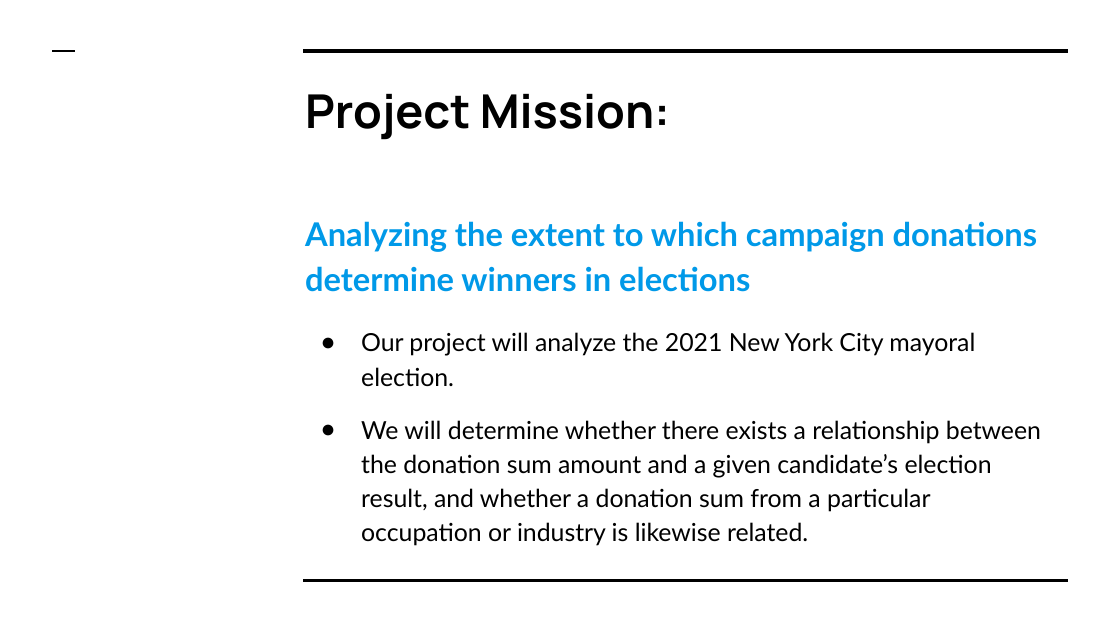
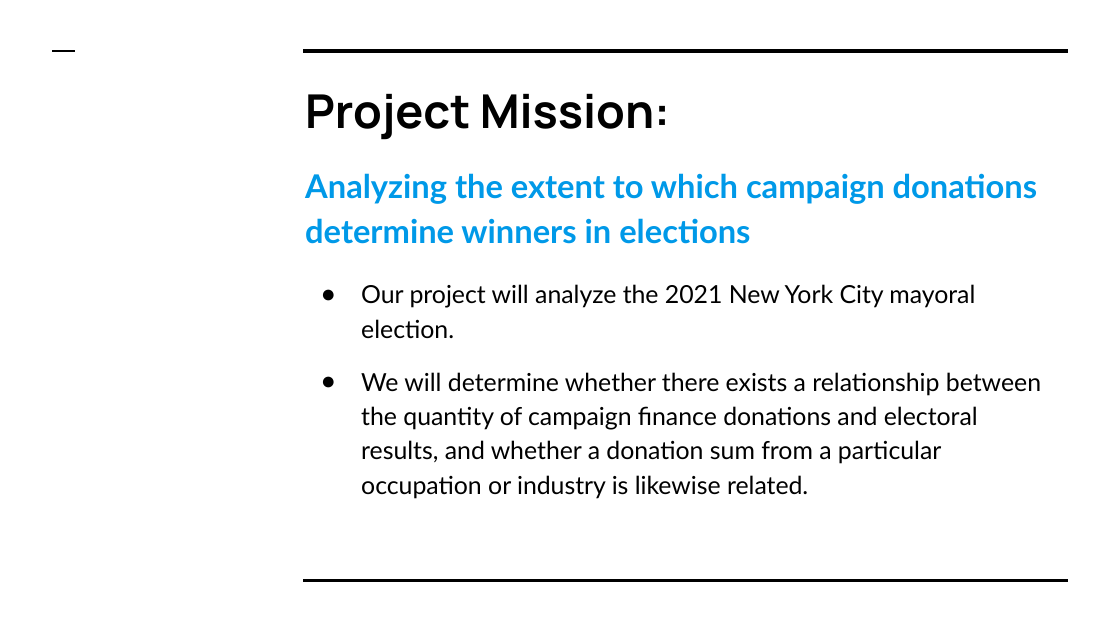
Before and after one commit to ssheggrud/Mod_20_Project, a slide deck: slide 3 of Presentation/Group5Presentation.pptx. Drawn at 1120x630 pixels with LibreOffice and Linux fonts; fonts in the diff are those of the drawing. Boxes give left, top, right and bottom in pixels: in the first picture for what was removed or moved away, otherwise in the second. Text is boxed around its words. In the diff, an @@ line names an element or a change of style, - is before the commit and + after.

Commit message:
More touchups

```diff
--- a/Presentation/Group5Presentation.pptx
+++ b/Presentation/Group5Presentation.pptx
@@ text "Analyzing the extent to which ..." moved from (x1=305, y1=221, x2=1041, y2=546) to (x1=305, y1=173, x2=1041, y2=499) @@
@@ text at (x1=361, y1=372, x2=1041, y2=499): text changed @@
-● We will determine whether there exists a relationship between the donation sum amount and a given candidate’s election result, and whether a donation sum from a particular occupation or industry is likewise related.
+● We will determine whether there exists a relationship between the quantity of campaign finance donations and electoral results, and whether a donation sum from a particular occupation or industry is likewise related.
```
